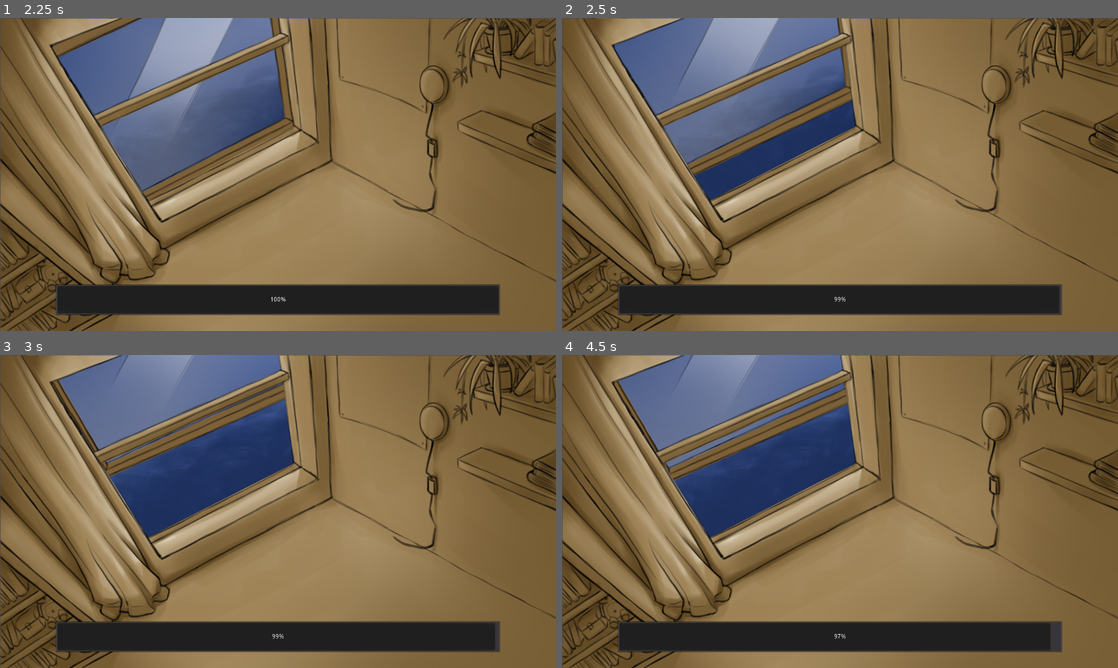
Above: before the commit, frames 1-4 (two rows, left to right).
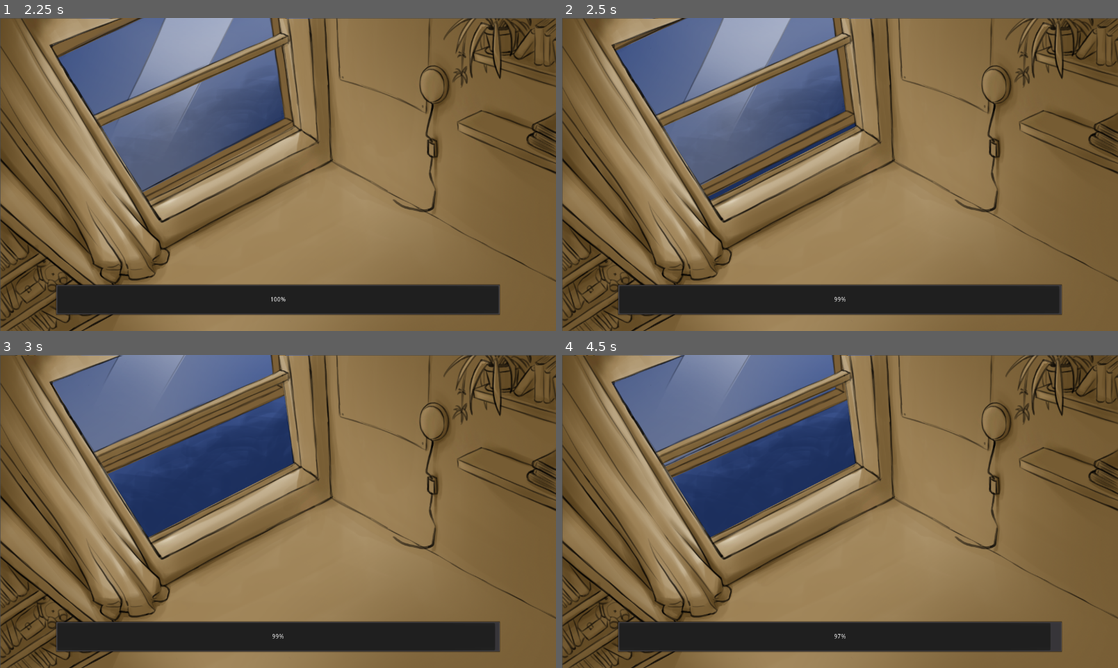
Above: after the commit, the same moments.

Repository: dsmtE/LofiPanic
Game: Godot game, scene res://Scenes/MainScene.tscn
Same seed, same stepped clock (60 frames per second), same inputs: the game is played once before the commit and once after it.
Inputs (mouse positions are in pixels of both pictures, inside the frame that each line leads up to):
- Up to frame 1 (2.25 s): tap Enter at 0.5, 2 s; drag from (222, 155) to (222, 58) at 0.52 s; tap Space at 1.25 s; drag from (222, 58) to (222, 155) at 1.27 s; move the mouse to (333, 105) at 2.02 s; click (333, 105) at 2.17 s
- Up to frame 2 (2.5 s): no input
- Up to frame 3 (3 s): drag from (250, 574) to (111, 464) at 2.77 s
- Up to frame 4 (4.5 s): tap Space at 3.5 s; move the mouse to (1006, 558) at 3.52 s; click (1006, 558) at 3.67 s; tap Enter at 4.25 s; drag from (673, 464) to (784, 492) at 4.27 s

Frame 1 is identical in both runs. In frame 2, 4.9% of the frame differs, in the area x 5-53%, y 0-58%; in frame 3, 1.8%; in frame 4, 2.1%.

Commit message:
Fix tween WindowDistraction

Diff:
--- a/Scenes/MainScene.tscn
+++ b/Scenes/MainScene.tscn
@@ -37,7 +37,7 @@
 
 [node name="Window" type="Sprite" parent="."]
 script = ExtResource( 7 )
-open_position = Vector2( 350, -40 )
+open_position = Vector2( 330, -40 )
 open_rotation = 3.0
 
 [node name="WindowDragable" type="Node2D" parent="Window"]
@@ -68,10 +68,7 @@
 
 [node name="source" type="CollisionPolygon2D" parent="Window/WindowDragable/Window/source_Area2D"]
 position = Vector2( -1.75787, -0.559929 )
-polygon = PoolVector2Array( 151.758, -50.4401, 178.758, 157.56, -258.242, 368.56, -365.242, 198.56 )
-__meta__ = {
-"_edit_lock_": true
-}
+polygon = PoolVector2Array( 164.758, 51.5599, 178.758, 157.56, -258.242, 368.56, -309.242, 273.56 )
 
 [node name="AudioStreamPlayer" type="AudioStreamPlayer" parent="Window"]
 stream = ExtResource( 8 )
--- a/Scripts/Distractions/Window/WindowDistraction.gd
+++ b/Scripts/Distractions/Window/WindowDistraction.gd
@@ -20,9 +20,9 @@
 	.start_panic()
 	windowDragable.draggable = true
 	tween.interpolate_property(window, 'position', null, open_position,
-		0.4, Tween.EASE_OUT, Tween.EASE_OUT, 0.1)
+		0.4, Tween.EASE_OUT, Tween.EASE_IN, 0.1)
 	tween.interpolate_property(window, 'rotation_degrees', null, open_rotation,
-		0.4, Tween.EASE_OUT, Tween.EASE_OUT, 0.1)
+		0.4, Tween.EASE_OUT, Tween.EASE_IN, 0.1)
 	tween.start()
 
 	audio_stream.play()
@@ -32,9 +32,9 @@
 	windowDragable.draggable = false
 	audio_stream.stop()
 	tween.interpolate_property(window, 'position', null, closed_position,
-		0.4, Tween.EASE_OUT, Tween.EASE_OUT, 0.1)
+		0.3, Tween.EASE_OUT, Tween.EASE_IN)
 	tween.interpolate_property(window, 'rotation_degrees', null, closed_rotation,
-		0.4, Tween.EASE_OUT, Tween.EASE_OUT, 0.1)
+		0.3, Tween.EASE_OUT, Tween.EASE_IN)
 
 	tween.start()
 
--- a/Scripts/Dragable.gd
+++ b/Scripts/Dragable.gd
@@ -55,5 +55,4 @@
 func _on_target_area_mouse_entered():
 	if dragging:
 		dragging = false
-		tween_to_starting_state(starting_drag_pos, current_drag_pos)
 		emit_signal("target_reached")
--- a/Scripts/GameManager.gd
+++ b/Scripts/GameManager.gd
@@ -41,7 +41,6 @@
 		_distractions_per_level[distraction.level].append(distraction)
 
 	print_debug(_distractions_per_level)
-
 	_start_game()
 
 
